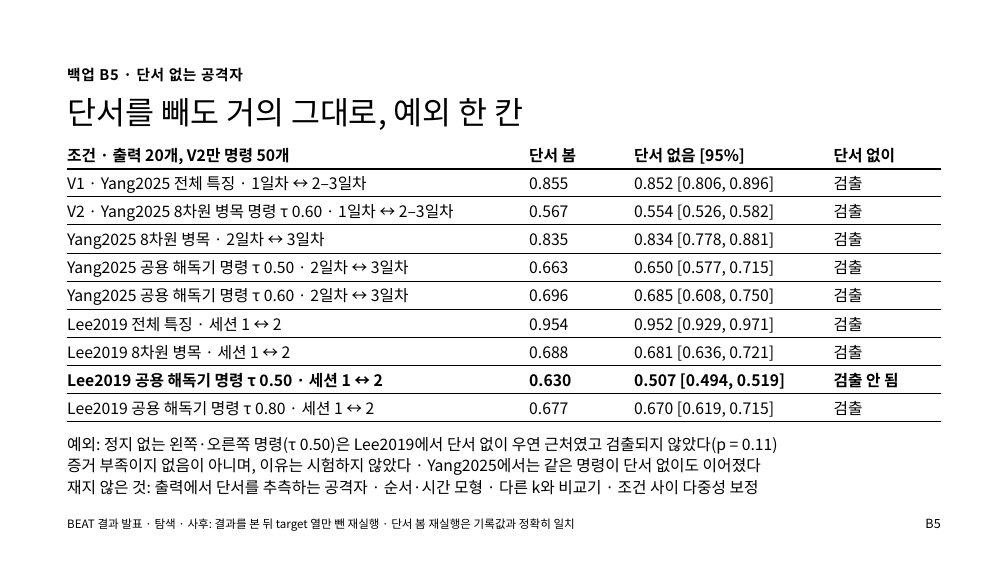
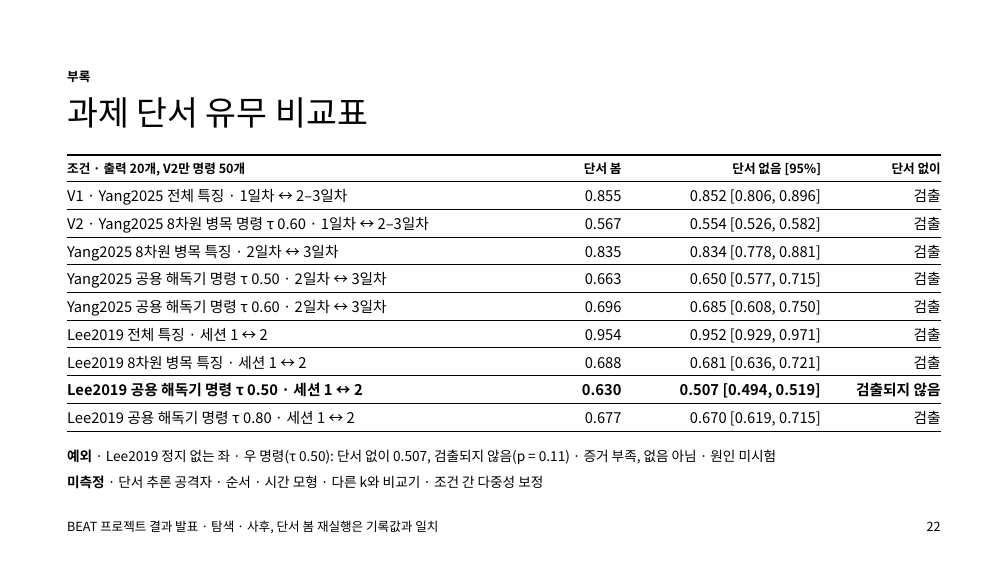
Before and after one commit to gigalove6783-pixel/beat-eeg-privacy, a slide deck: slide 22 of presentation/BEAT_demo_talk.pptx (slide 18 before the commit). Drawn at 1008x567 pixels with LibreOffice and Linux fonts; fonts in the diff are those of the drawing. Boxes give left, top, right and bottom in pixels: in the first picture for what was removed or moved away, otherwise in the second. Text is boxed around its words. In the diff, an @@ line names an element or a change of style, - is before the commit and + after.

```diff
--- a/presentation/BEAT_demo_talk.pptx
+++ b/presentation/BEAT_demo_talk.pptx
@@ text removed at [67,67,243,82] @@
-백업 B5 · 단서 없는 공격자
@@ text added at [67,70,90,82], 12 pt, text #000000, bold @@
+부록
@@ text at [67,97,368,128]: text changed; size 30 to 32 pt @@
-단서를 빼도 거의 그대로, 예외 한 칸
+과제 단서 유무 비교표
@@ table at [67,155,941,430] @@
-row 4, column 1: Yang2025 8차원 병목 · 2일차 ↔ 3일차
+row 4, column 1: Yang2025 8차원 병목 특징 · 2일차 ↔ 3일차
-row 8, column 1: Lee2019 8차원 병목 · 세션 1 ↔ 2
+row 8, column 1: Lee2019 8차원 병목 특징 · 세션 1 ↔ 2
-row 9, column 4: 검출 안 됨
+row 9, column 4: 검출되지 않음
@@ size 15 to 12 pt in "조건 · 출력 20개, V2만 명령 50개", "단서 봄", "단서 없음 [95%]", "단서 없이" @@
@@ size 15 to 14 pt in "V1 · Yang2025 전체 특징 · 1일차 ...", "0.855", "0.852 [0.806, 0.896]", "검출" and 29 more places @@
@@ alignment left to right @@
@@ borders changed @@
@@ table: place and size @@
-table at [67,141,941,421]
+table at [67,155,941,430]
@@ text at [67,449,777,464]: text changed; size 15 to 13 pt @@
-예외: 정지 없는 왼쪽·오른쪽 명령(τ 0.50)은 Lee2019에서 단서 없이 우연 근처였고 검출되지 않았다(p = 0.11)
-증거 부족이지 없음이 아니며, 이유는 시험하지 않았다 · Yang2025에서는 같은 명령이 단서 없이도 이어졌다
-재지 않은 것: 출력에서 단서를 추측하는 공격자 · 순서·시간 모형 · 다른 k와 비교기 · 조건 사이 다중성 보정
+예외 · Lee2019 정지 없는 좌 · 우 명령(τ 0.50): 단서 없이 0.507, 검출되지 않음(p = 0.11) · 증거 부족, 없음 아님 · 원인 미시험
@@ text added at [67,475,543,489], 13 pt, text #000000 @@
+미측정 · 단서 추론 공격자 · 순서 · 시간 모형 · 다른 k와 비교기 · 조건 간 다중성 보정
@@ text at [67,520,438,533]: text changed; size 11 to 12 pt @@
-BEAT 결과 발표 · 탐색 · 사후: 결과를 본 뒤 target 열만 뺀 재실행 · 단서 봄 재실행은 기록값과 정확히 일치
+BEAT 프로젝트 결과 발표 · 탐색 · 사후, 단서 봄 재실행은 기록값과 일치
@@ text removed at [925,518,940,528] @@
-B5
@@ text added at [927,521,941,531], 12 pt, text #000000 @@
+22
```
Also in this commit, not shown: 6 other slides changed, 18 slides added, 12 slides removed, 24 other files.
